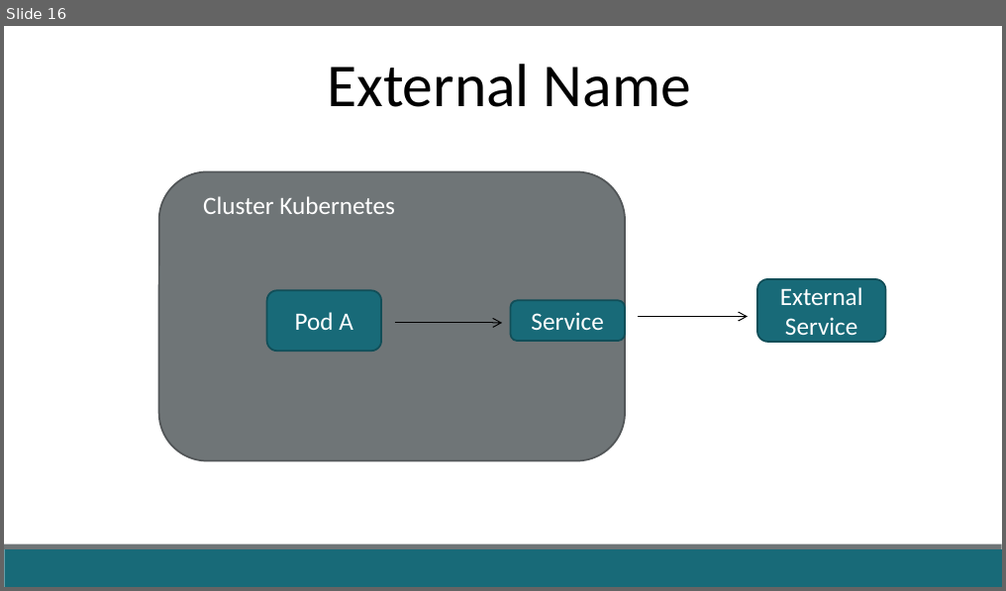
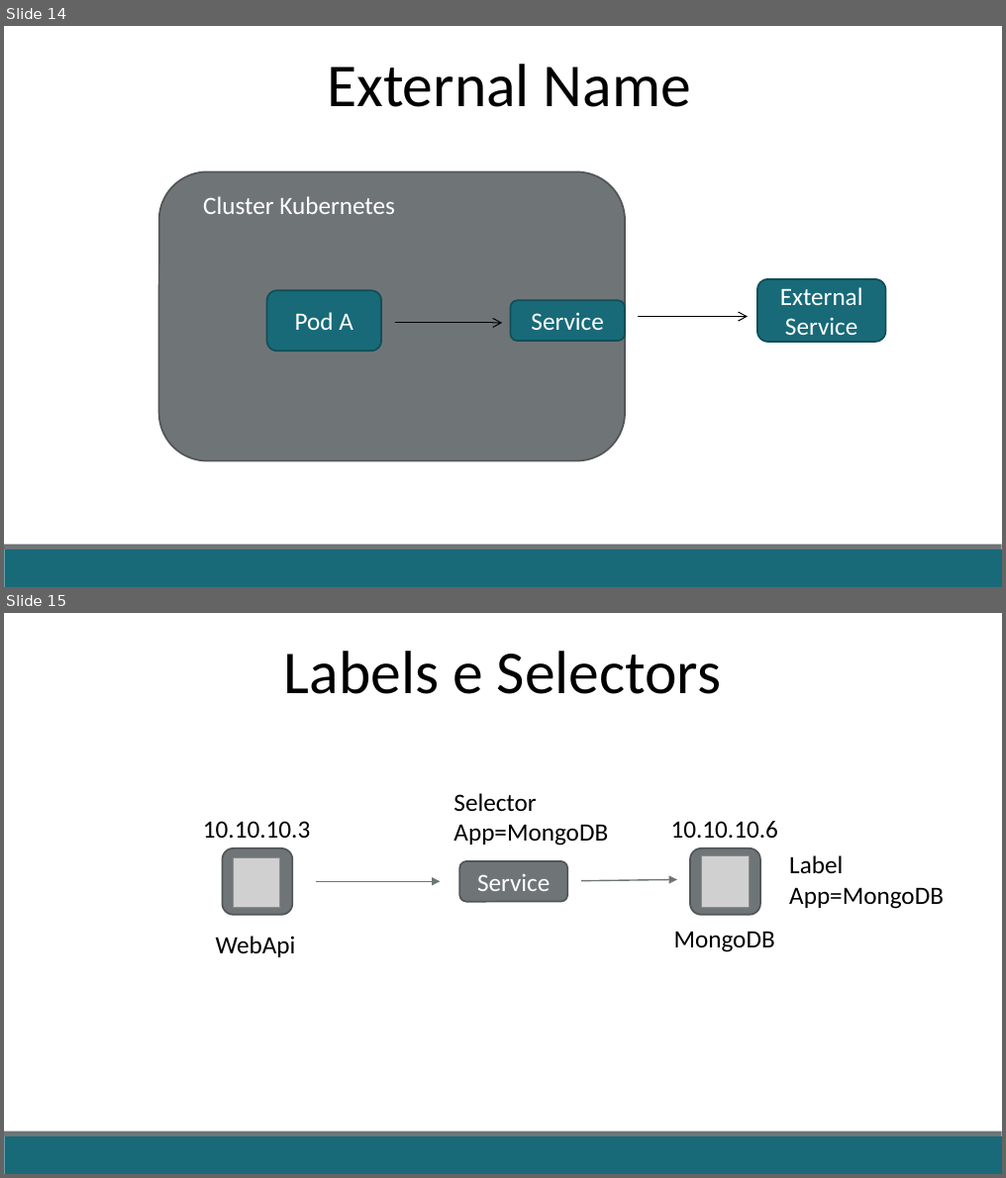
Before and after one commit to fabricioveronez/ApresentacaoAnatomiaDeployK8S, a slide deck: docs/AnatomiaDeployK8S.pptx. Shown one above the other, each under a label of ours: slide 16 before the commit, slides 14 and 15 after it. The pictures are 1006x591 and 1006x1178 pixels, drawn with LibreOffice and Linux fonts; fonts in the diff are those of the drawing; grey boxes stand for pictures. Boxes give left, top, right and bottom in pixels: in the first picture for what was removed or moved away, otherwise in the second. Text is boxed around its words. In the diff, an @@ line names an element or a change of style, - is before the commit and + after.

```diff
--- a/docs/AnatomiaDeployK8S.pptx
+++ b/docs/AnatomiaDeployK8S.pptx
@@ slide 15 added at (4,613,1002,1174), background #FFFFFF; not listed: 2 template elements that a slide beside it also shows @@
@@ text added at (284,651,722,694), 44 pt, text #000000 @@
+Labels e Selectors
@@ text added at (453,793,608,846), 18 pt, text #000000 @@
+Selector
+App=MongoDB
@@ text added at (203,821,310,838), 18 pt, text #000000 @@
+10.10.10.3
@@ rounded rectangle added at (223,849,292,914), fill #6F7577, outline #525758 1.25 pt @@
@@ text added at (671,821,778,839), 18 pt, text #000000 @@
+10.10.10.6
@@ rounded rectangle added at (691,849,760,914), fill #6F7577, outline #525758 1.25 pt @@
@@ picture added at (233,859,279,908) @@
@@ rounded rectangle added at (460,861,568,901), fill #6F7577, outline #525758 1.25 pt, 18 pt, text #FFFFFF @@
+Service
@@ arrow added from (581, 881) to (677, 879), #6F7577 1 pt @@
@@ picture added at (702,856,749,907) @@
@@ text added at (789,856,944,909), 18 pt, text #000000 @@
+Label
+App=MongoDB
@@ arrow added from (315, 881) to (440, 881), #6F7577 1 pt @@
@@ text added at (216,936,296,958), 18 pt, text #000000 @@
+WebApi
@@ text added at (674,931,775,953), 18 pt, text #000000 @@
+MongoDB
@@ what was slide 16 is now slide 14 @@
```
Also in this commit, not shown: 2 slides changed, 6 other slides added, 3 slides removed, 2 other files.
